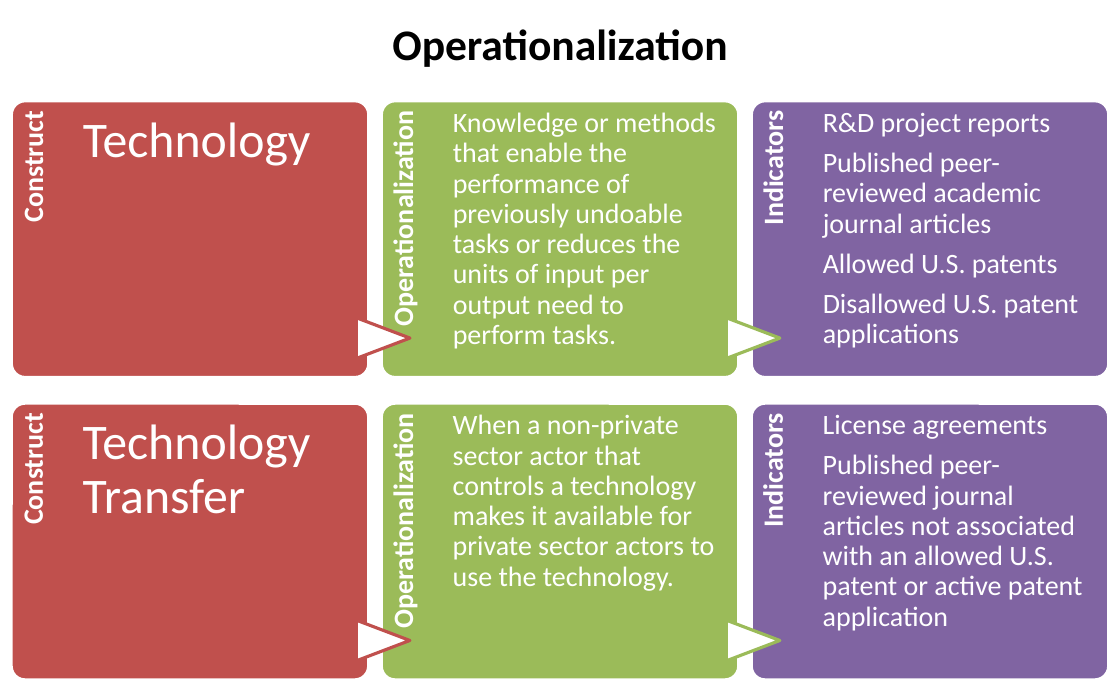
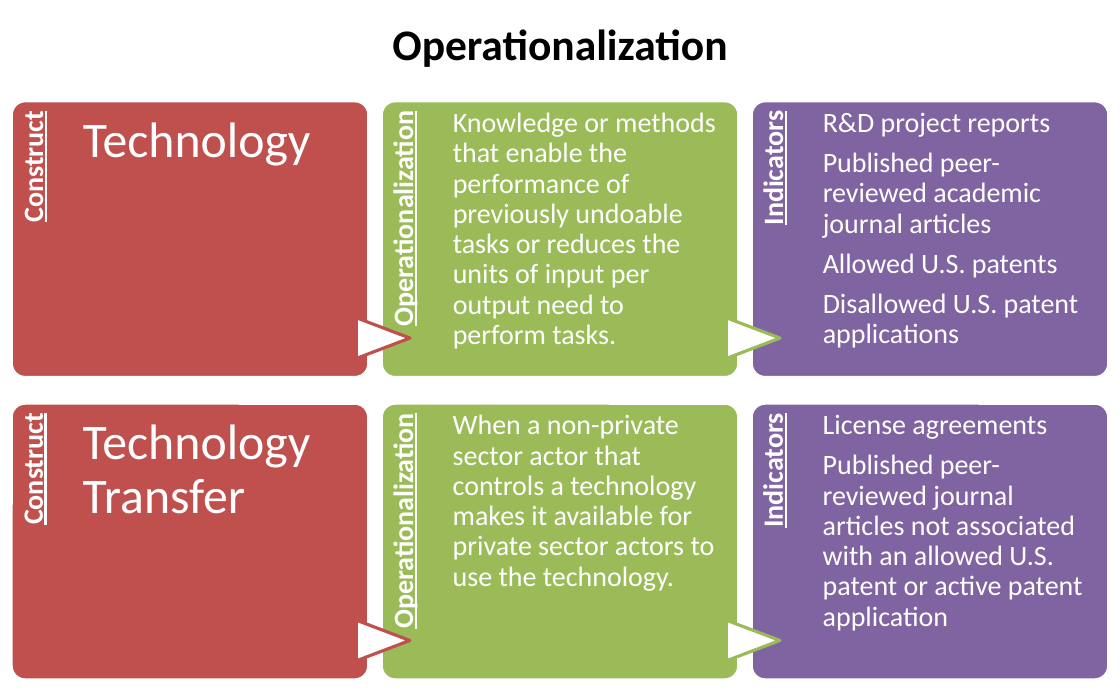
Before and after one commit to SLU-Courses-Townes/SOC5600, a slide deck: slide 17 of FinalProject/Presentation/Townes_SOC5600_FinalProject_Presentation.pptx. Drawn at 1120x700 pixels with LibreOffice and Linux fonts; fonts in the diff are those of the drawing. Boxes give left, top, right and bottom in pixels: in the first picture for what was removed or moved away, otherwise in the second. Text is boxed around its words. In the diff, an @@ line names an element or a change of style, - is before the commit and + after.

```diff
--- a/FinalProject/Presentation/Townes_SOC5600_FinalProject_Presentation.pptx
+++ b/FinalProject/Presentation/Townes_SOC5600_FinalProject_Presentation.pptx
@@ underline on in 6 elements at [16, 122, 50, 220], [386, 132, 420, 320], [756, 122, 790, 223], [16, 424, 50, 522], [386, 434, 420, 622], [756, 424, 790, 525] @@
```
Also in this commit, not shown: 8 other slides changed, 1 slide added, 1 slide removed.
